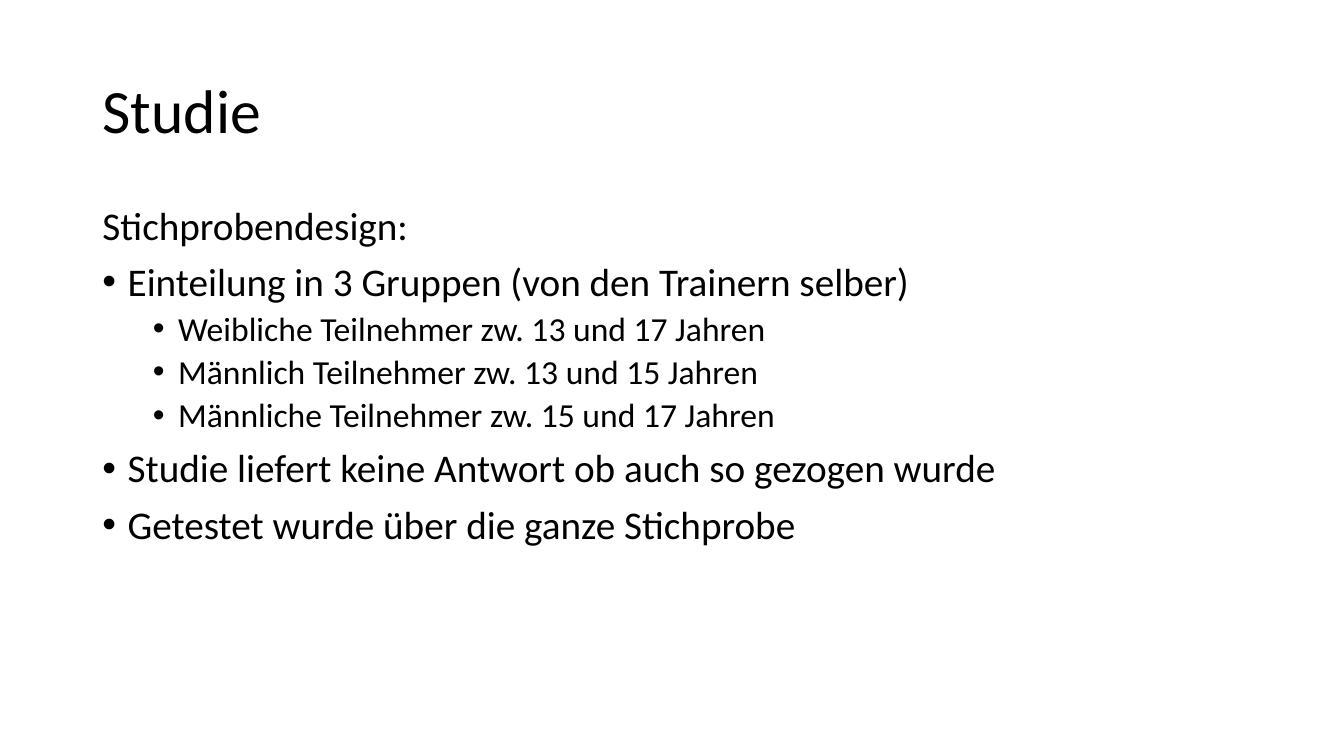
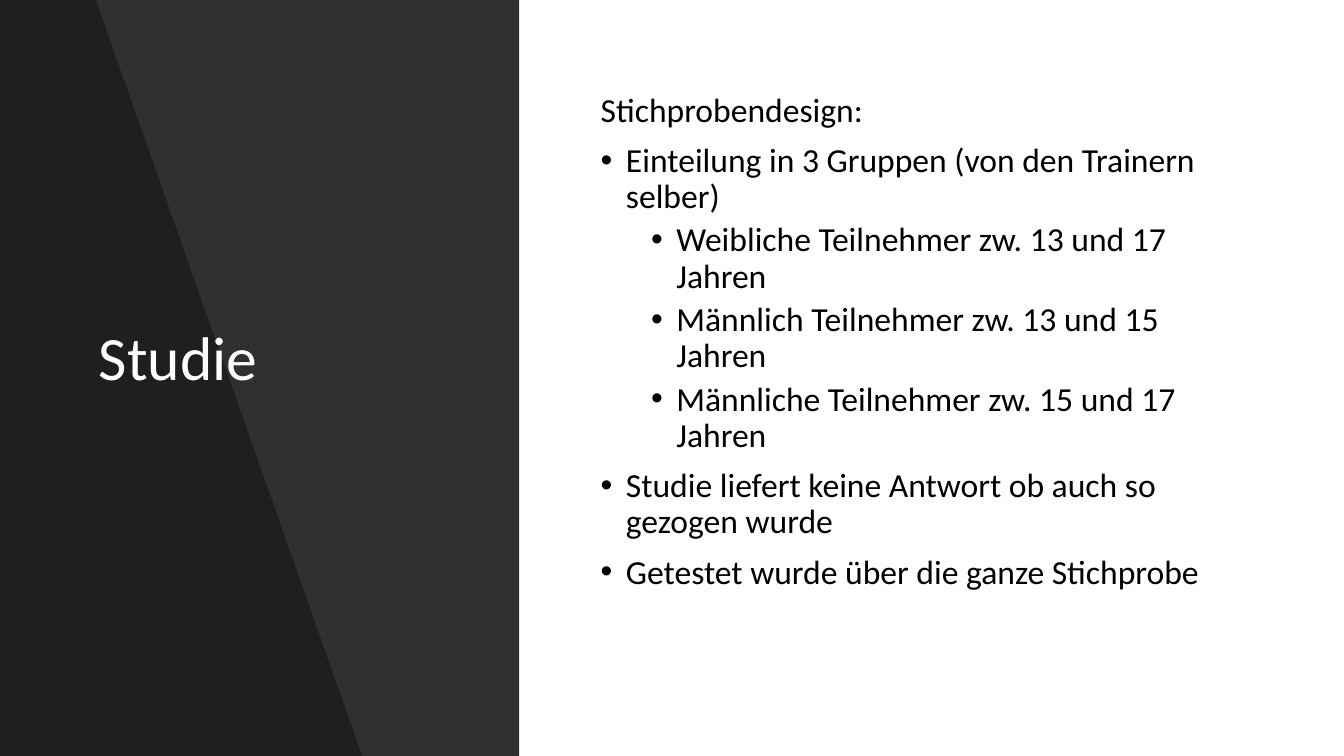
Before and after one commit to buehlpa/ChocolateMilkStudy, a slide deck: slide 10 of pp.pptx. Drawn at 1344x756 pixels with LibreOffice and Linux fonts; fonts in the diff are those of the drawing. Boxes give left, top, right and bottom in pixels: in the first picture for what was removed or moved away, otherwise in the second. Text is boxed around its words. In the diff, an @@ line names an element or a change of style, - is before the commit and + after.

Commit message:
Designgewichte, powerpoint-design

```diff
--- a/pp.pptx
+++ b/pp.pptx
@@ rectangle added at (0, 0, 519, 756), fill #000000 at 81% opacity @@
@@ freeform shape added at (0, 0, 362, 756), fill #000000 at 35% opacity @@
@@ title "Studie": place and size @@
-title "Studie" at (102, 90, 260, 134)
+title "Studie" at (99, 337, 257, 381)
@@ title "Studie" at (99, 337, 257, 381): text colour #000000 to #FFFFFF @@
@@ text "Stichprobendesign:": place and size @@
-text "Stichprobendesign:" at (102, 212, 996, 546)
+text "Stichprobendesign:" at (601, 98, 1199, 590)
@@ text "Stichprobendesign:" at (601, 98, 1199, 590): vertical alignment top to middle @@
@@ text at (601, 98, 1199, 590): size 28 to 24 pt in "Stichprobendesign:", "Einteilung in 3 Gruppen (von den Trainern ...", "Studie liefert keine Antwort ob auch so ...", "Getestet wurde über die ganze Stichprobe" @@
```
Also in this commit, not shown: 9 other slides changed, 3 slides added, 1 slide removed, 5 other files.
